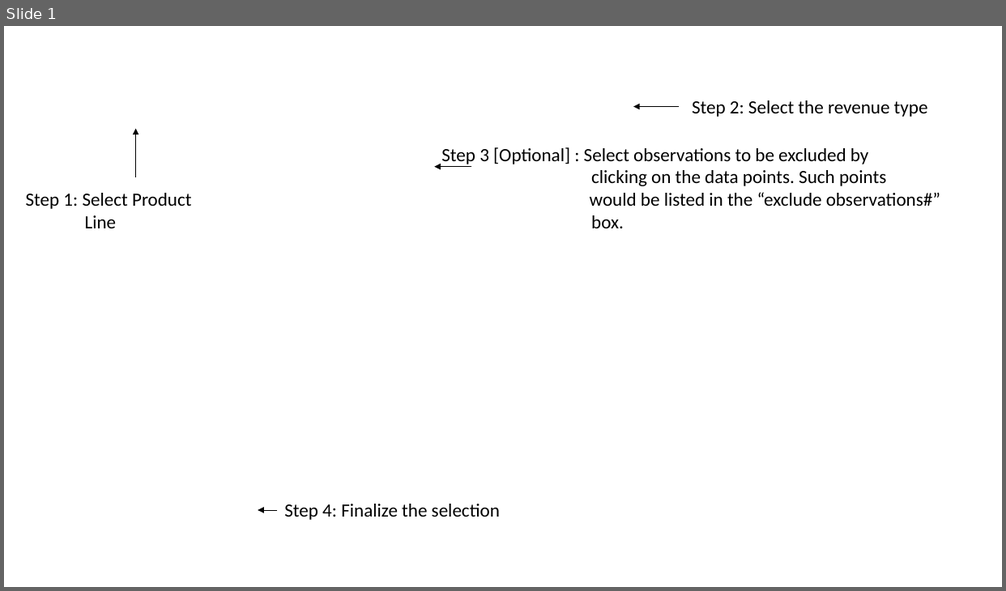
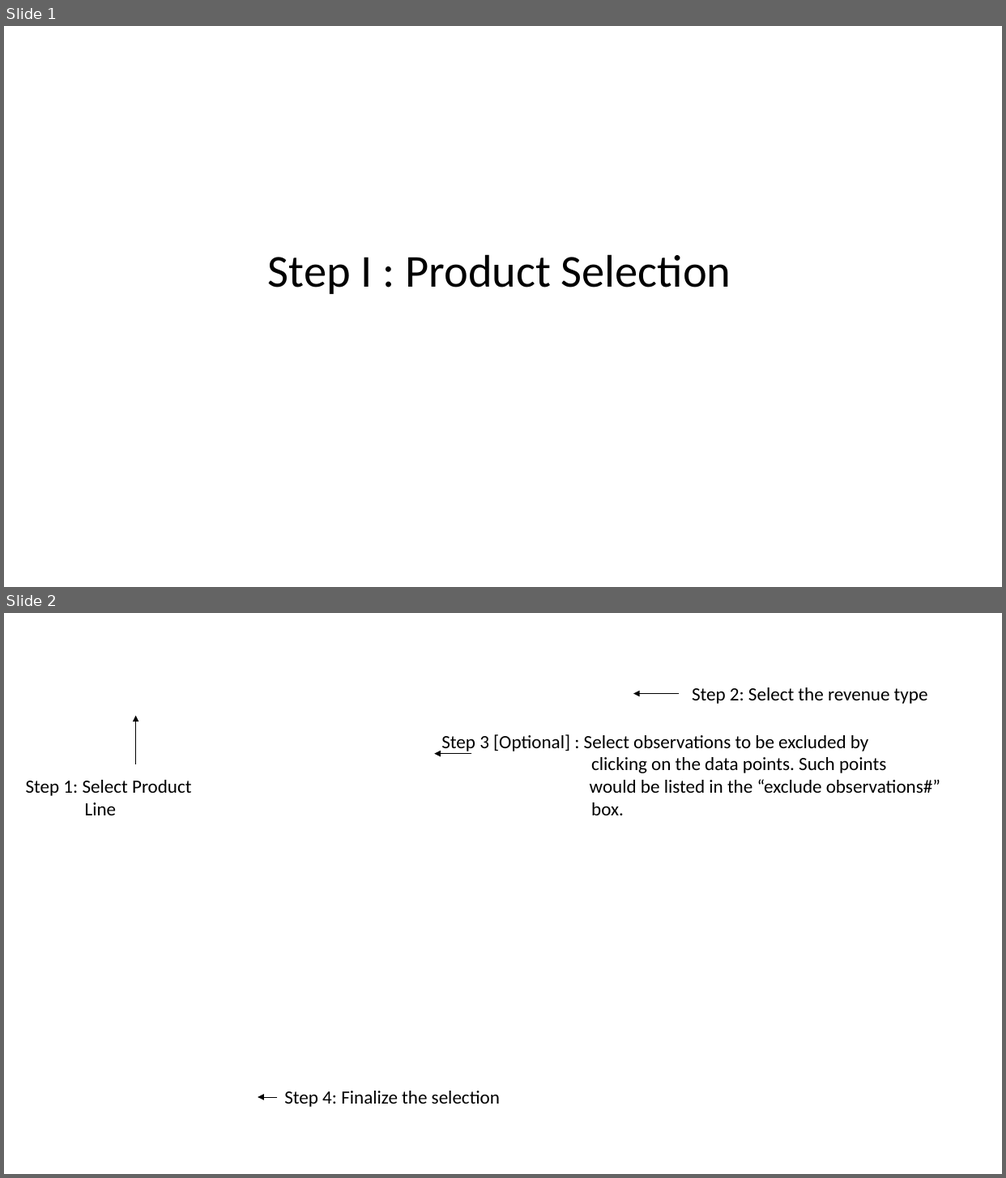
Before and after one commit to melwinjose1991/LearningMachineLearning, a slide deck: R/Sales Forecasting/Documentation/Steps.pptx. Shown one above the other, each under a label of ours: slide 1 before the commit, slides 1 and 2 after it. The pictures are 1006x591 and 1006x1178 pixels, drawn with LibreOffice and Linux fonts; fonts in the diff are those of the drawing; background and template pictures are left out. Boxes give left, top, right and bottom in pixels: in the first picture for what was removed or moved away, otherwise in the second. Text is boxed around its words. In the diff, an @@ line names an element or a change of style, - is before the commit and + after.

```diff
--- a/R/Sales Forecasting/Documentation/Steps.pptx
+++ b/R/Sales Forecasting/Documentation/Steps.pptx
@@ slide 1 added at [4, 26, 1002, 587], background #FFFFFF @@
@@ title added at [268, 254, 731, 294], 44 pt, text #000000 @@
+Step I : Product Selection
@@ what was slide 1 is now slide 2 @@
```
Also in this commit, not shown: 14 other slides added, 1 other file.
